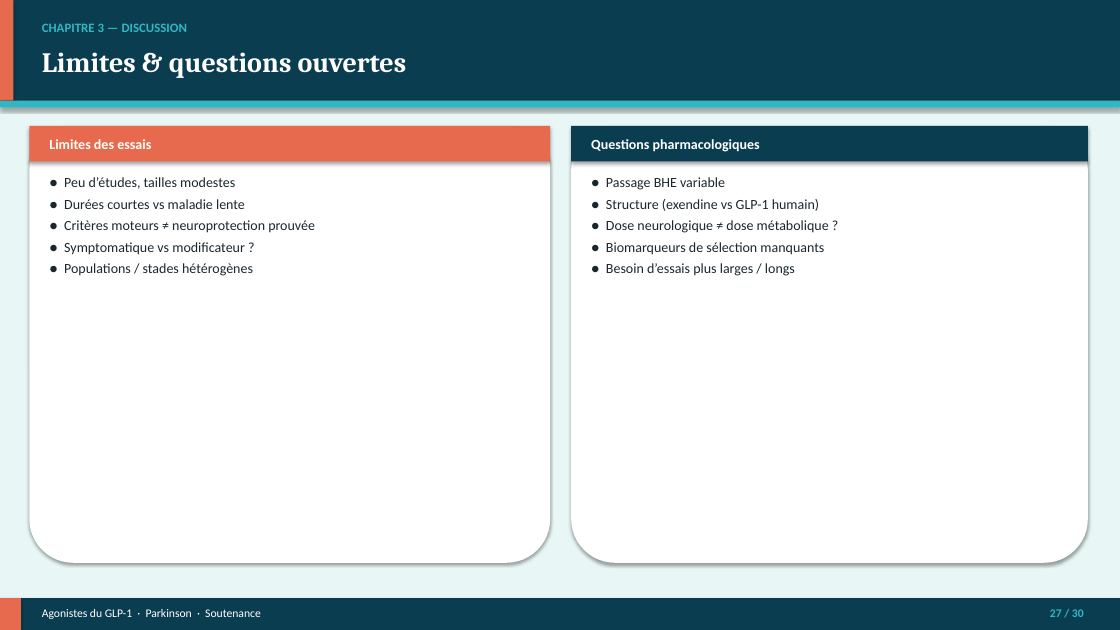
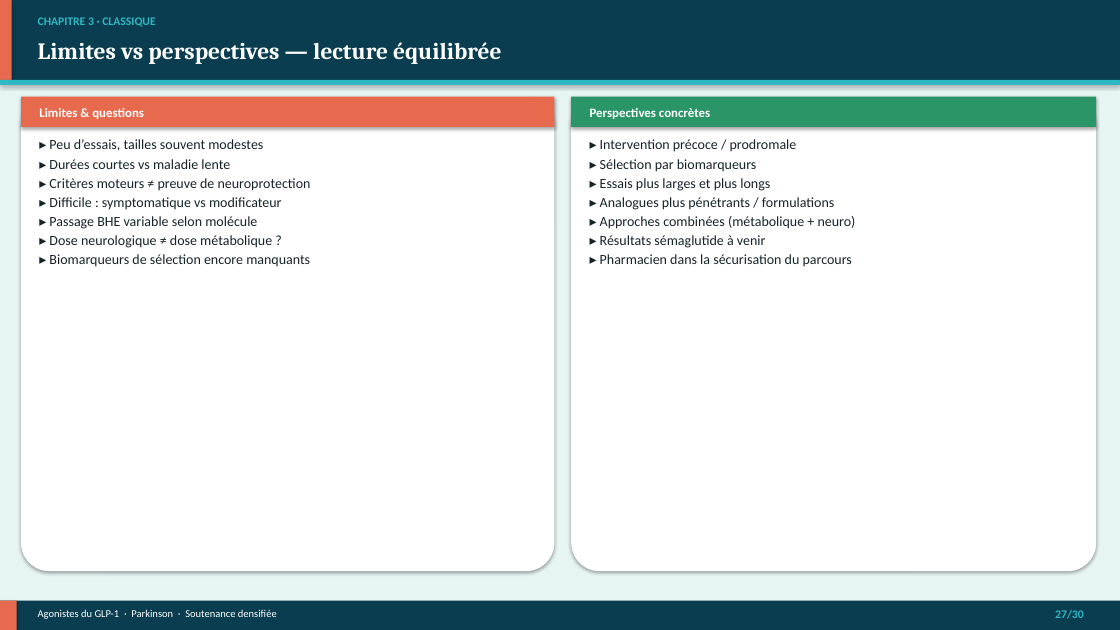
Before and after one commit to Mashtal-Platform/mashtal-platform, a slide deck: slide 27 of docs/presentation/Soutenance_GLP1_Parkinson.pptx. Drawn at 1120x630 pixels with LibreOffice and Linux fonts; fonts in the diff are those of the drawing. Boxes give left, top, right and bottom in pixels: in the first picture for what was removed or moved away, otherwise in the second. Text is boxed around its words. In the diff, an @@ line names an element or a change of style, - is before the commit and + after.

```diff
--- a/docs/presentation/Soutenance_GLP1_Parkinson.pptx
+++ b/docs/presentation/Soutenance_GLP1_Parkinson.pptx
@@ rectangle: place and size @@
-rectangle at <box>0,0,1120,101</box>
+rectangle at <box>0,0,1120,80</box>
@@ rectangle: place and size @@
-rectangle at <box>0,0,13,101</box>
+rectangle at <box>0,0,12,80</box>
@@ rectangle at <box>0,0,1120,630</box>: fill #E8F7F5 to #E6F4F2 @@
@@ text at <box>38,17,155,27</box>: text changed; size 11 to 10 pt @@
-CHAPITRE 3 — DISCUSSION
+CHAPITRE 3 · CLASSIQUE
@@ text at <box>38,42,501,64</box>: text changed; size 24 to 20 pt @@
-Limites & questions ouvertes
+Limites vs perspectives — lecture équilibrée
@@ rectangle: place and size @@
-rectangle at <box>0,101,1120,108</box>
+rectangle at <box>0,80,1120,85</box>
@@ rounded rectangle: place and size @@
-rounded rectangle at <box>29,126,550,563</box>
+rounded rectangle at <box>21,97,555,571</box>
@@ rounded rectangle at <box>21,97,555,571</box>: proportions changed @@
@@ rectangle: place and size @@
-rectangle at <box>29,126,550,161</box>
+rectangle at <box>21,97,555,127</box>
@@ text at <box>39,108,144,119</box>: text changed; size 12 to 11 pt @@
-Limites des essais
+Limites & questions
@@ rounded rectangle at <box>571,97,1096,571</box>: proportions changed @@
@@ rounded rectangle: place and size @@
-rounded rectangle at <box>571,126,1088,563</box>
+rounded rectangle at <box>571,97,1096,571</box>
@@ rectangle: place and size @@
-rectangle at <box>571,126,1088,161</box>
+rectangle at <box>571,97,1096,127</box>
@@ rectangle at <box>571,97,1096,127</box>: fill #0A3D4F to #2A9668 @@
@@ text at <box>590,108,710,119</box>: text changed; size 12 to 11 pt @@
-Questions pharmacologiques
+Perspectives concrètes
@@ text at <box>49,139,311,267</box>: text changed; text colour #1A282E to #16242A @@
-● Peu d’études, tailles modestes
-● Durées courtes vs maladie lente
-● Critères moteurs ≠ neuroprotection prouvée
-● Symptomatique vs modificateur ?
-● Populations / stades hétérogènes
+▸ Peu d’essais, tailles souvent modestes
+▸ Durées courtes vs maladie lente
+▸ Critères moteurs ≠ preuve de neuroprotection
+▸ Difficile : symptomatique vs modificateur
+▸ Passage BHE variable selon molécule
+▸ Dose neurologique ≠ dose métabolique ?
+▸ Biomarqueurs de sélection encore manquants
@@ text at <box>600,139,856,266</box>: text changed; text colour #1A282E to #16242A @@
-● Passage BHE variable
-● Structure (exendine vs GLP-1 humain)
-● Dose neurologique ≠ dose métabolique ?
-● Biomarqueurs de sélection manquants
-● Besoin d’essais plus larges / longs
+▸ Intervention précoce / prodromale
+▸ Sélection par biomarqueurs
+▸ Essais plus larges et plus longs
+▸ Analogues plus pénétrants / formulations
+▸ Approches combinées (métabolique + neuro)
+▸ Résultats sémaglutide à venir
+▸ Pharmacien dans la sécurisation du parcours
@@ rectangle: place and size @@
-rectangle at <box>0,598,21,630</box>
+rectangle at <box>0,601,17,630</box>
@@ text at <box>38,609,277,619</box>: text changed; size 10 to 9 pt @@
-Agonistes du GLP-1 · Parkinson · Soutenance
+Agonistes du GLP-1 · Parkinson · Soutenance densifiée
@@ text at <box>1055,610,1084,619</box>: spaces changed @@
-27 / 30
+27/30
```
Also in this commit, not shown: 25 other slides changed, 4 slides added, 4 slides removed, 9 other files.
